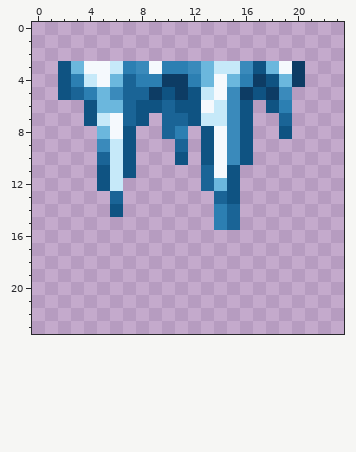
Pixel-art file, stored at tervain--shattered-realms/Art-work/BiomeExpansion/Sources/frozen-caves-hanging-decoration-24.ase. Above is the file before it was changed.
24x24 pixels, 1 frame. Colours within 5 levels of each other are drawn and written as one.
The result:
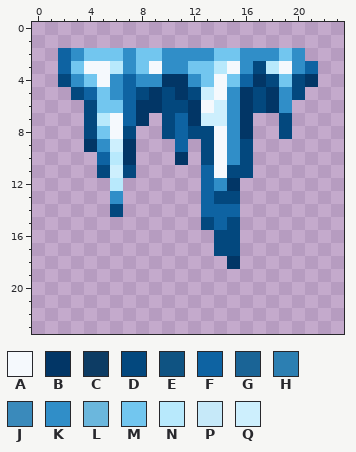
Palette (. is transparent): A #f5f9fd  B #023666  C #0d3c64  D #03487e  E #0f5382  F #0e63a2  G #1a6496  H #2c7fb2  J #3a8abb  K #308ec8  L #6bb7dd  M #72c6ef  N #b8e9fc  P #c6e9f9  Q #cdeffd
Changes in this commit:
Changed rows in their new state; - is an unchanged pixel.
first column x 2:
 2 FKMMMKMMKKKKMMKKKMK-
 3 FM--NKM-KKMMNAKDN-KF
 4 DKM-KFKKBBKM-MFBDMDB
 5 .DFMKFDBDBDQ-KBDBKD-
 6 --DMMFBBDDB-QKBDBK--
 7 --DN-FB-DFBQQKB--D--
 8 --DM-D--DFDD-KB--D--
 9 --BKQB---F-D-KD-----
10 ---FNB---B-D-KD-----
11 ---DQD-----F-DD-----
12 ---.N------FKB------
13 ----K------FDD------
14 ----D------FFF------
15 -----------DFD------
16 ------------DD------
17 ------------DD------
18 -------------B------
